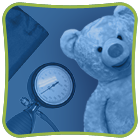
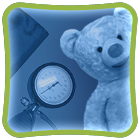
Before/after of a 140 x 140 layered artwork. What changed in the layer stack:
pixels changed over [5, 5, 135, 135] (layer not identified)
